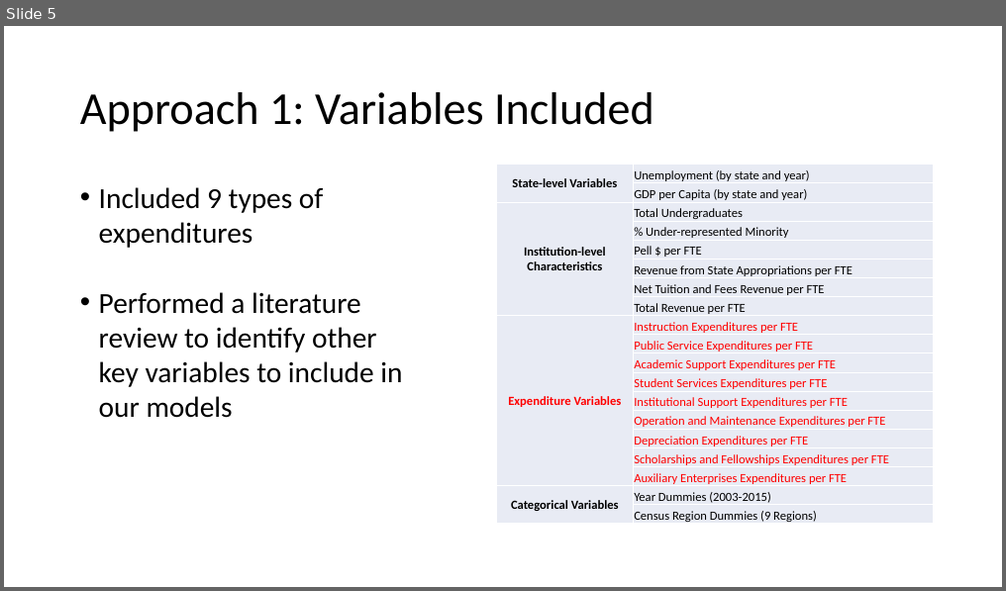
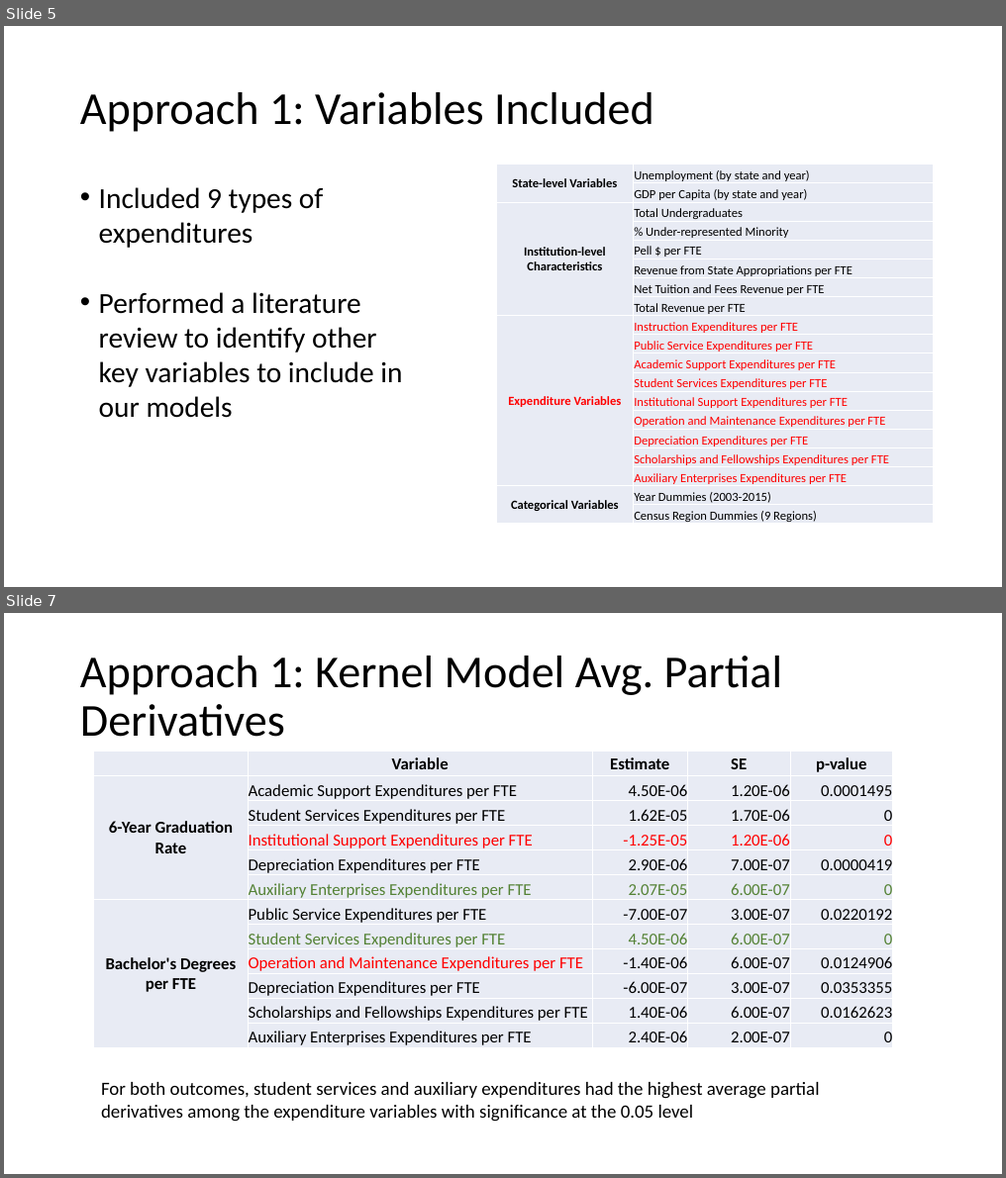
Before and after one commit to duncan-clark/DeltaCostProject_DataAnalysis, a slide deck: reports/18_03_13 Presentation.pptx. Shown one above the other, each under a label of ours: slide 5 before the commit, slides 5 and 7 after it; the slides between them are not shown. The pictures are 1006x591 and 1006x1178 pixels, drawn with LibreOffice and Linux fonts; fonts in the diff are those of the drawing. Boxes give left, top, right and bottom in pixels: in the first picture for what was removed or moved away, otherwise in the second. Text is boxed around its words. In the diff, an @@ line names an element or a change of style, - is before the commit and + after.

```diff
--- a/reports/18_03_13 Presentation.pptx
+++ b/reports/18_03_13 Presentation.pptx
@@ slide 7 added at [4,613,1002,1174], background #FFFFFF @@
@@ title added at [80,656,783,737], 44 pt, text #000000 @@
+Approach 1: Kernel Model Avg. Partial Derivatives
@@ table added at [94,752,893,1050], 12 rows, 5 columns @@
+ | Variable | Estimate | SE | p-value
+6-Year Graduation Rate | Academic Support Expenditures per FTE | 4.50E-06 | 1.20E-06 | 0.0001495
+ | Student Services Expenditures per FTE | 1.62E-05 | 1.70E-06 | 0
+ | Institutional Support Expenditures per FTE | -1.25E-05 | 1.20E-06 | 0
+ | Depreciation Expenditures per FTE | 2.90E-06 | 7.00E-07 | 0.0000419
+ | Auxiliary Enterprises Expenditures per FTE | 2.07E-05 | 6.00E-07 | 0
+Bachelor's Degrees per FTE | Public Service Expenditures per FTE | -7.00E-07 | 3.00E-07 | 0.0220192
+ | Student Services Expenditures per FTE | 4.50E-06 | 6.00E-07 | 0
+ | Operation and Maintenance Expenditures per FTE | -1.40E-06 | 6.00E-07 | 0.0124906
+ | Depreciation Expenditures per FTE | -6.00E-07 | 3.00E-07 | 0.0353355
+ | Scholarships and Fellowships Expenditures per FTE | 1.40E-06 | 6.00E-07 | 0.0162623
+ | Auxiliary Enterprises Expenditures per FTE | 2.40E-06 | 2.00E-07 | 0
@@ text added at [101,1082,819,1122], 18 pt, text #000000 @@
+For both outcomes, student services and auxiliary expenditures had the highest average partial derivatives among the expenditure variables with significance at the 0.05 level
```
Also in this commit, not shown: 1 slide changed, 1 slide removed.
